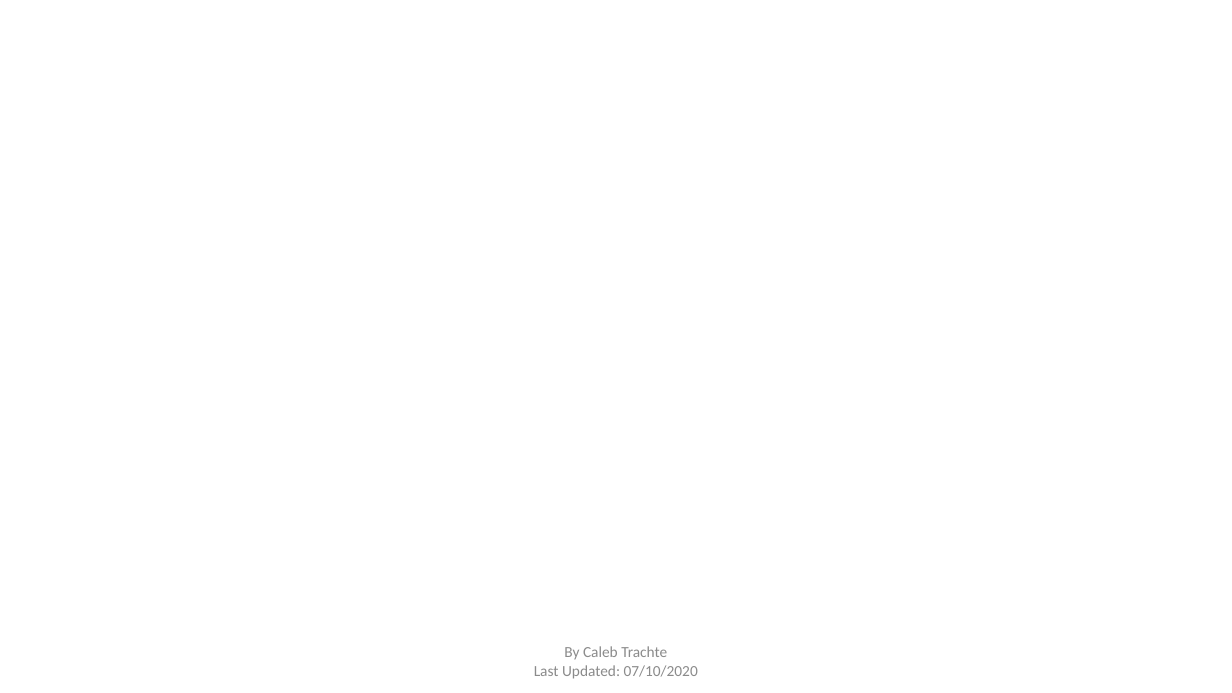
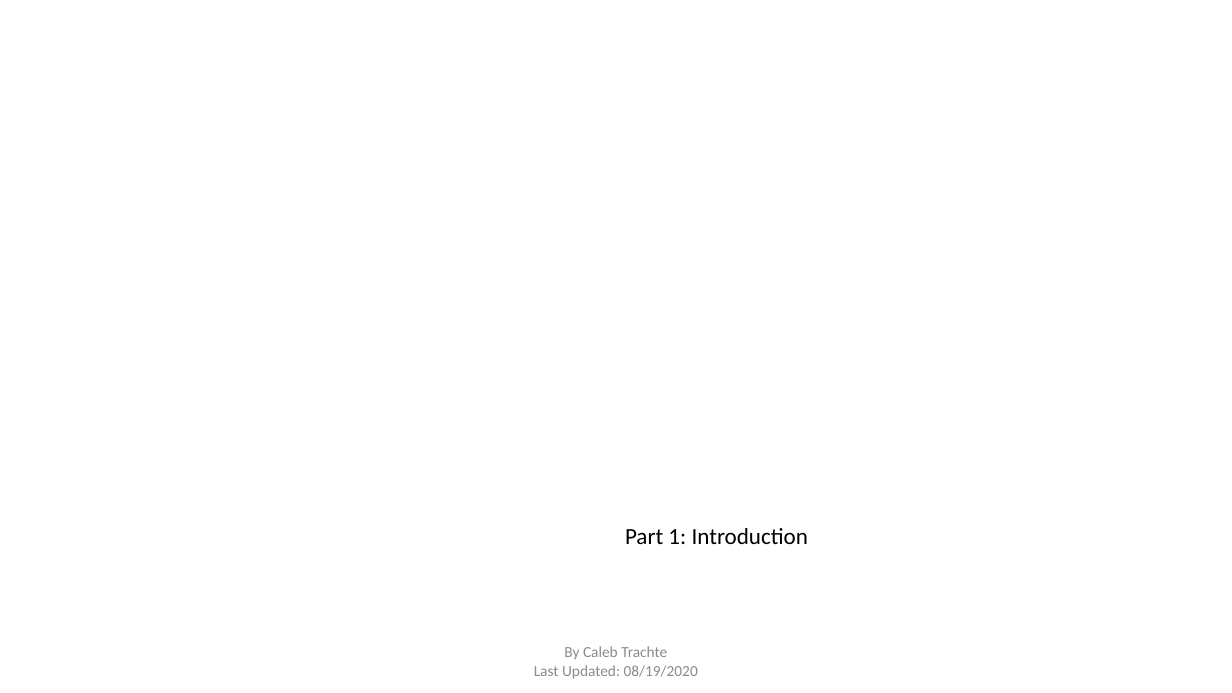
Before and after one commit to ctrachte/Rust-Tutorials, a slide deck: slide 1 of RustIntro.pptx (slide 2 before the commit). Drawn at 1232x693 pixels with LibreOffice and Linux fonts; fonts in the diff are those of the drawing; background and template pictures are left out. Boxes give left, top, right and bottom in pixels: in the first picture for what was removed or moved away, otherwise in the second. Text is boxed around its words. In the diff, an @@ line names an element or a change of style, - is before the commit and + after.

```diff
--- a/RustIntro.pptx
+++ b/RustIntro.pptx
@@ text added at [625, 528, 808, 544], 18 pt, text #000000 @@
+Part 1: Introduction
@@ text at [534, 665, 698, 679]: text changed @@
-Last Updated: 07/10/2020
+Last Updated: 08/19/2020
```
Also in this commit, not shown: 2 other slides changed, 1 slide removed, 1 other file.
